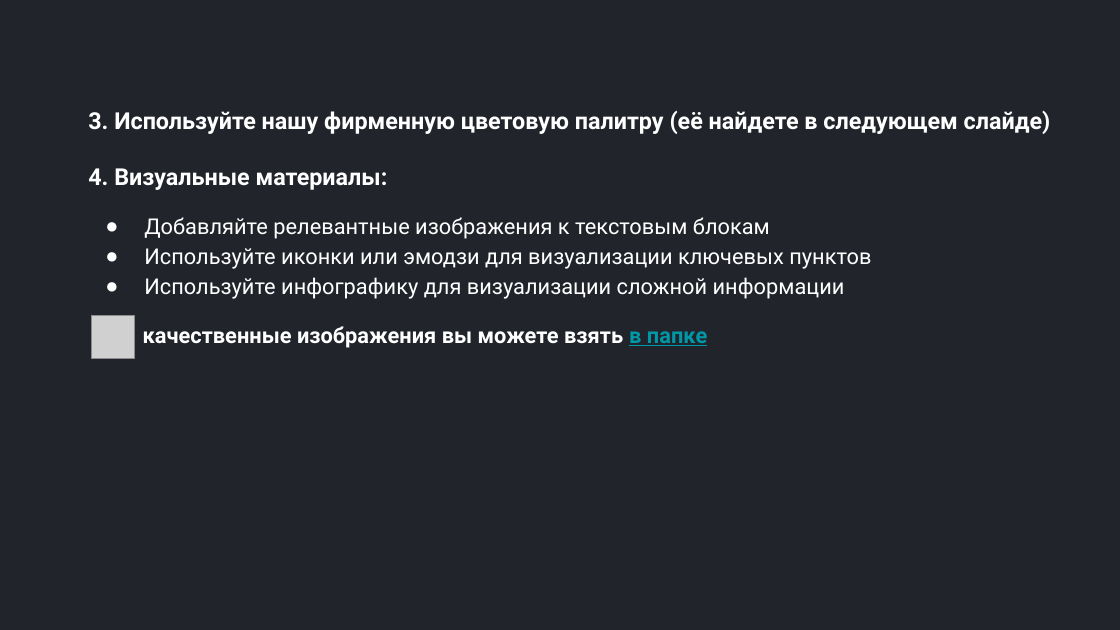
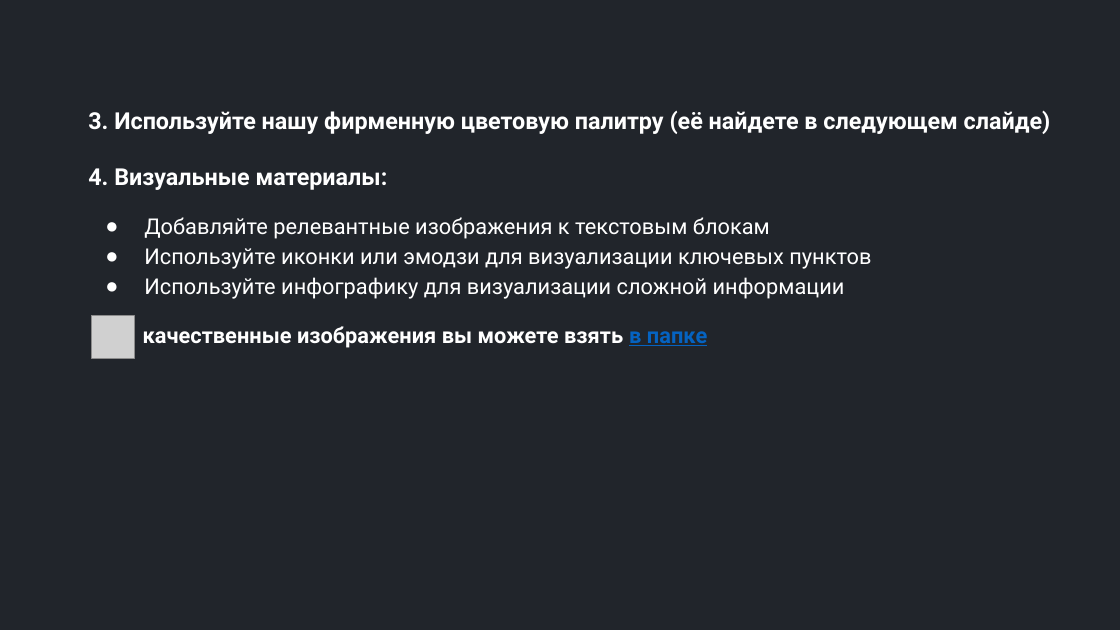
Before and after one commit to semusv/Bank_analyzer, a slide deck: slide 25 of bank_analyzer.pptx (slide 20 before the commit). Drawn at 1120x630 pixels with LibreOffice and Linux fonts; fonts in the diff are those of the drawing; grey boxes stand for pictures. Boxes give left, top, right and bottom in pixels: in the first picture for what was removed or moved away, otherwise in the second. Text is boxed around its words. In the diff, an @@ line names an element or a change of style, - is before the commit and + after.

```diff
--- a/bank_analyzer.pptx
+++ b/bank_analyzer.pptx
@@ text at [143, 326, 707, 348]: text colour #0097A7 to #0563C1 in "в папке" @@
```
Also in this commit, not shown: 29 other slides changed, 5 slides added, 9 other files.
